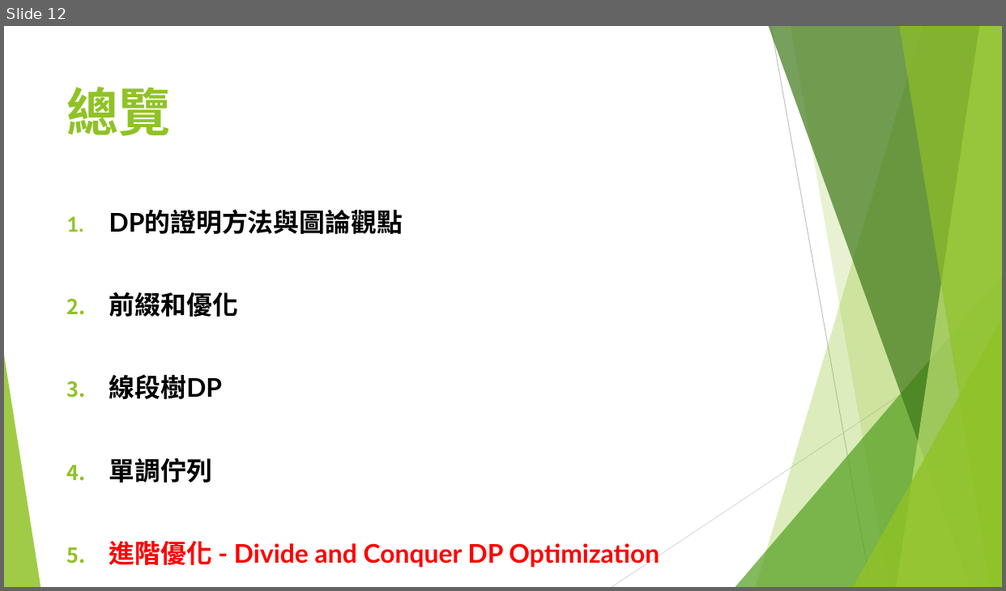
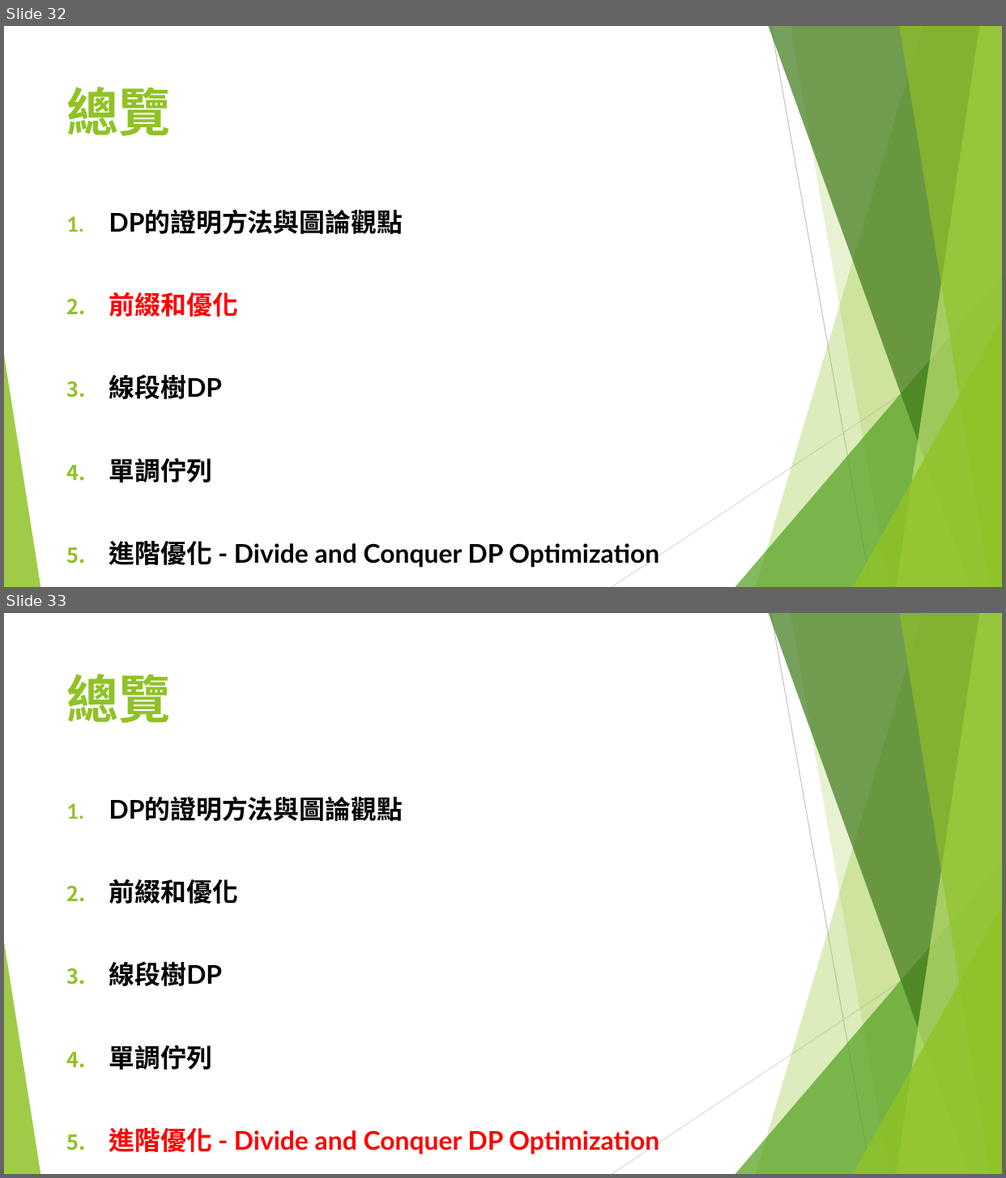
Before and after one commit to S920105123/DP2, a slide deck: presentation/進階動態規劃.pptx. Shown one above the other, each under a label of ours: slide 12 before the commit, slides 32 and 33 after it. The pictures are 1006x591 and 1006x1178 pixels, drawn with LibreOffice and Linux fonts; fonts in the diff are those of the drawing. Boxes give left, top, right and bottom in pixels: in the first picture for what was removed or moved away, otherwise in the second. Text is boxed around its words. In the diff, an @@ line names an element or a change of style, - is before the commit and + after.

```diff
--- a/presentation/進階動態規劃.pptx
+++ b/presentation/進階動態規劃.pptx
@@ slide 32 added at (4, 26, 1002, 587), background #FFFFFF; not listed: 10 template elements that a slide beside it also shows @@
@@ title added at (67, 87, 171, 136), 50 pt, text #90C226, bold @@
+總覽
@@ text added at (109, 209, 659, 568), 24.8 pt, text #000000, bold @@
+1. DP的證明方法與圖論觀點
+2. 前綴和優化
+3. 線段樹DP
+4. 單調佇列
+5. 進階優化 - Divide and Conquer DP Optimization
@@ what was slide 12 is now slide 33 @@
```
Also in this commit, not shown: 2 slides changed, 20 other slides added.
